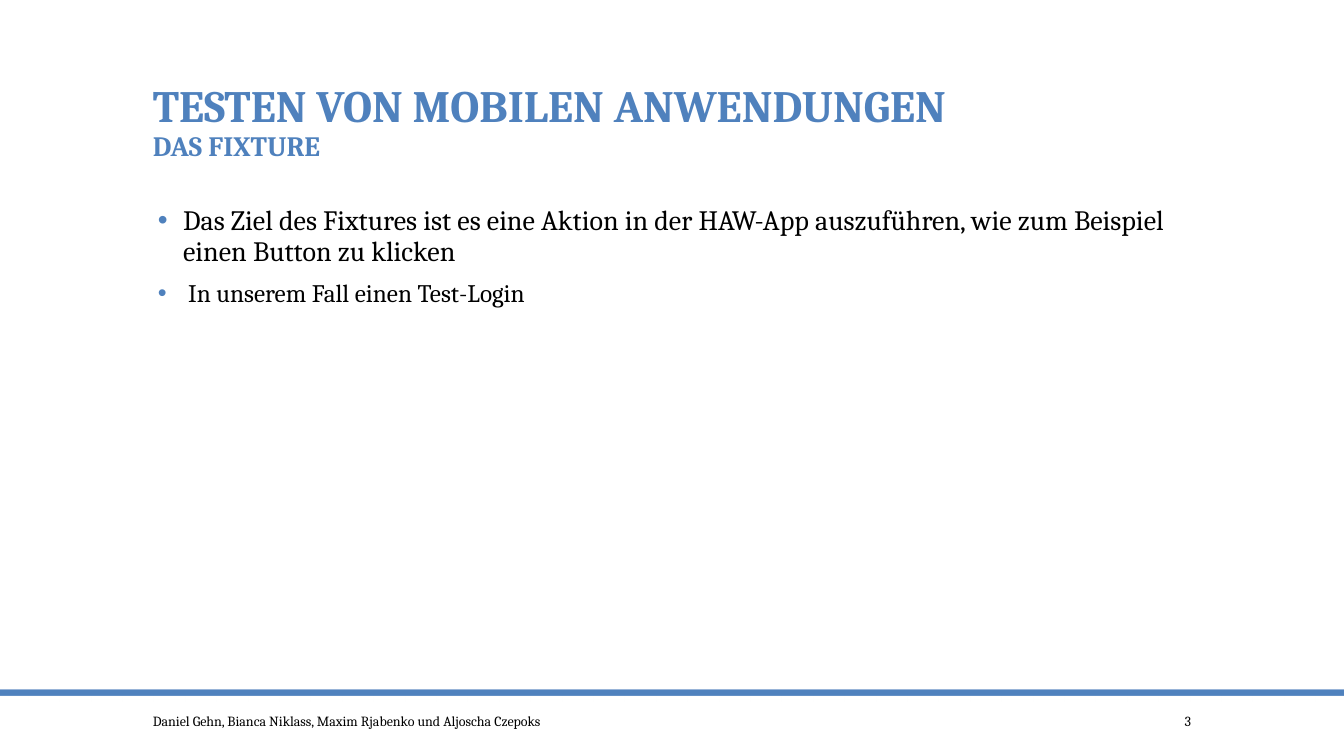
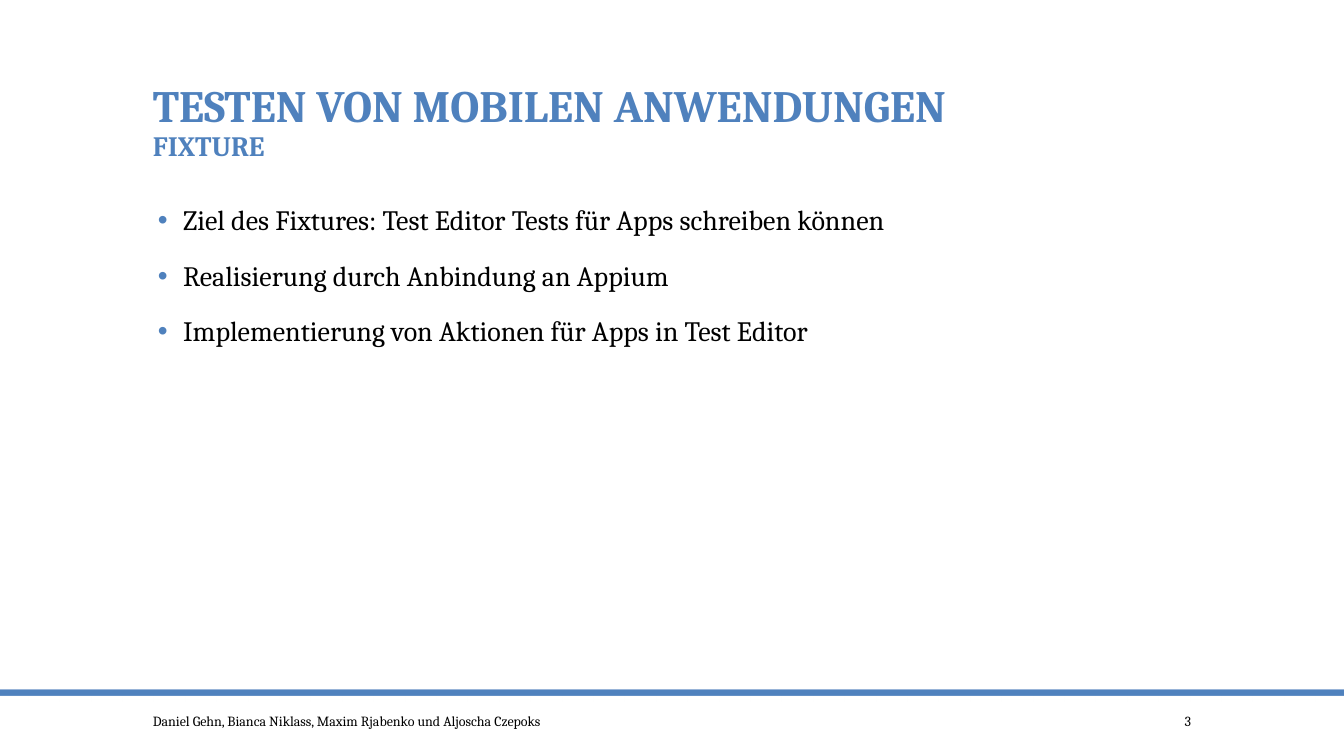
Before and after one commit to po-test-ws-2015/test-cycle, a slide deck: slide 3 of TestenMileStone2.pptx. Drawn at 1344x756 pixels with LibreOffice and Linux fonts; fonts in the diff are those of the drawing. Boxes give left, top, right and bottom in pixels: in the first picture for what was removed or moved away, otherwise in the second. Text is boxed around its words. In the diff, an @@ line names an element or a change of style, - is before the commit and + after.

Commit message:
Überarbeitung Fixture Ergänzung Aussicht

```diff
--- a/TestenMileStone2.pptx
+++ b/TestenMileStone2.pptx
@@ title at (153, 91, 946, 156): text changed @@
-TESTEN VON MOBILEN ANWENDUNGEN
-DAS FIXTURE
+TESTEN VON MOBILEN ANWENDUNGEN
+FIXTURE
@@ text at (183, 210, 884, 347): text changed @@
-• Das Ziel des Fixtures ist es eine Aktion in der HAW-App auszuführen, wie zum Beispiel einen Button zu klicken
-  • In unserem Fall einen Test-Login
+• Ziel des Fixtures: Test Editor Tests für Apps schreiben können
+• Realisierung durch Anbindung an Appium
+• Implementierung von Aktionen für Apps in Test Editor
```
Also in this commit, not shown: 5 other slides changed.
